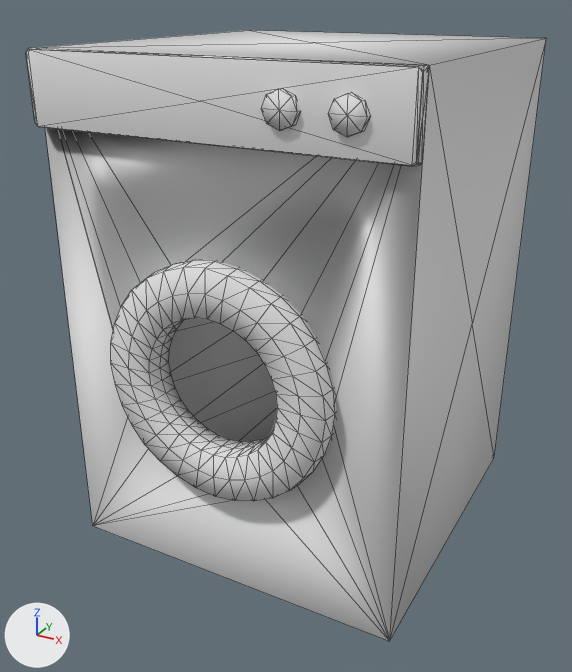
What one commit did to the OBJ model SweetHome3D/src/com/eteks/sweethome3d/io/resources/clothesWasher.obj.
The view is the same before and after, from a camera (50 mm lens) standing at (0.612, -1.201, 0.467) and looking at (-0.017, -0.058, -0.105). The lights are fixed; the arrows at lower left show +X, +Y and +Z. Mesh edges are drawn as thin lines. Where no turn or scale is listed for an object, it has been applied to the vertices. Vertices at the same position are counted once.

Names of what the first picture shows: 'clothesWasher'.
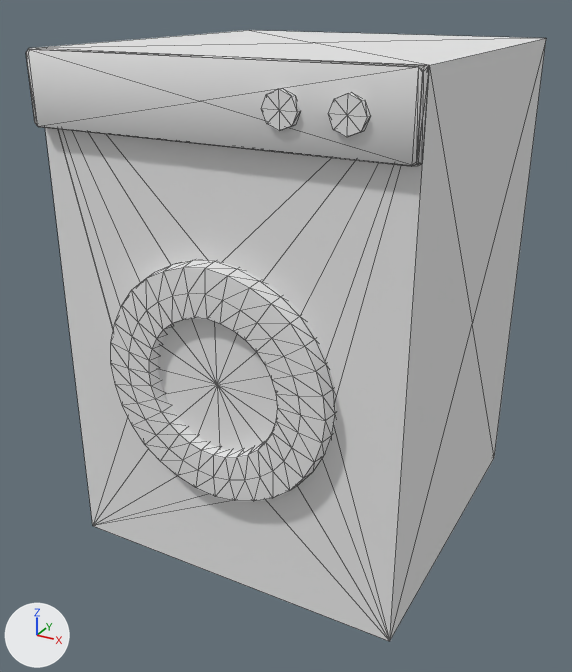
Patch to the scene script:
```diff
--- a/SweetHome3D/src/com/eteks/sweethome3d/io/resources/clothesWasher.obj.py
+++ b/SweetHome3D/src/com/eteks/sweethome3d/io/resources/clothesWasher.obj.py
@@ mat_flltgrey @@
+mat_flltgrey = principled_material('flltgrey')
+mat_flltgrey.base_color = (0.8, 0.8, 0.8)  # white #e7e7e7
+mat_flltgrey.roughness = 1.0
@@ me_clotheswasher @@
 # used by ob_clotheswasher; location = (0.0, 0.0, 0.0)
-me_clotheswasher.from_pydata(...)  # 406 vertices, 800 faces; spans x -0.3..0.3, y -0.331..0.3, z -0.463..0.387
+me_clotheswasher.from_pydata(...)  # 440 vertices, 864 faces; spans x -0.3..0.3, y -0.331..0.3, z -0.463..0.387
+# me_clotheswasher part 1: a new loose piece, a 16-sided cylinder along y spanning x -0.117..0.123, y -0.31..-0.3, z -0.205..0.035, in mat_flltgrey (white #e7e7e7)
+# me_clotheswasher part 2
+# 10 faces are deleted
+# 10 new faces join them, mat_white (white #e7e7e7)
 me_clotheswasher.materials.append(mat_white)
@@ me_clotheswasher @@
 me_clotheswasher.materials.append(mat_flwhite1)
+me_clotheswasher.materials.append(mat_flltgrey)  # white #e7e7e7
```

Boxes (x1, y1, x2, y2) around the edits, measured in the pictures (572 x 672 px; the box of a moved part takes in the faces that stretch with it):
part 1 of me_clotheswasher, added: after (158, 318, 277, 450)
part 2 of me_clotheswasher, moved or reshaped: (89, 132, 331, 265) in both
